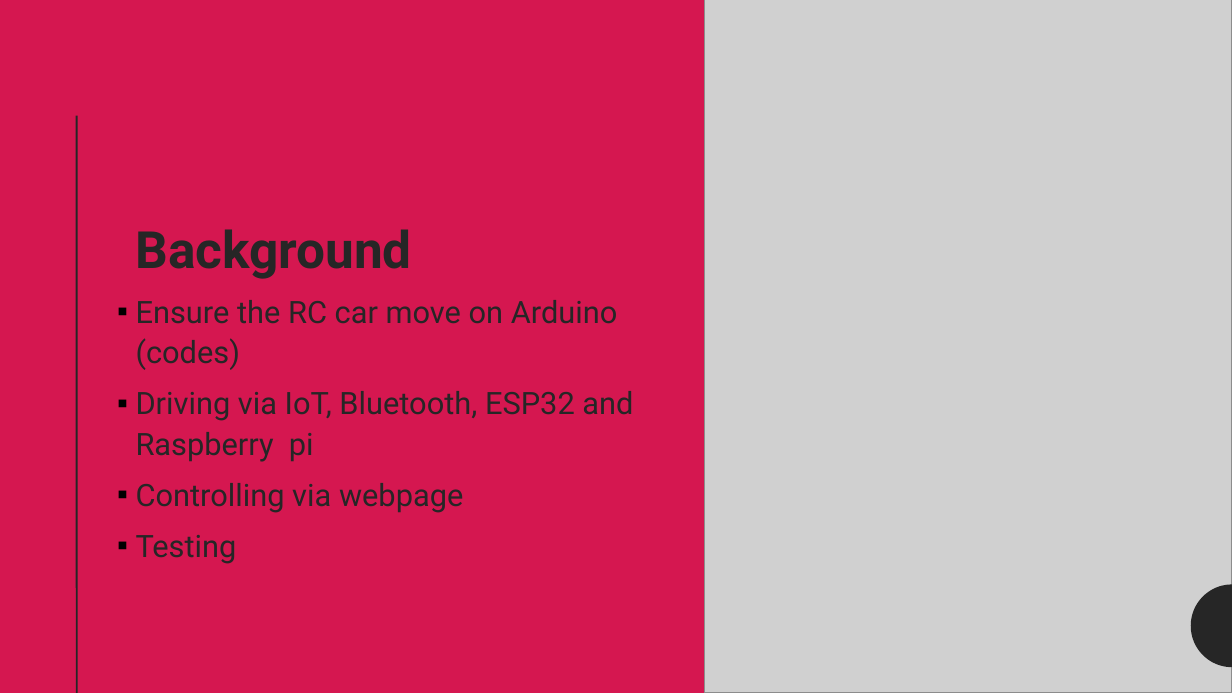
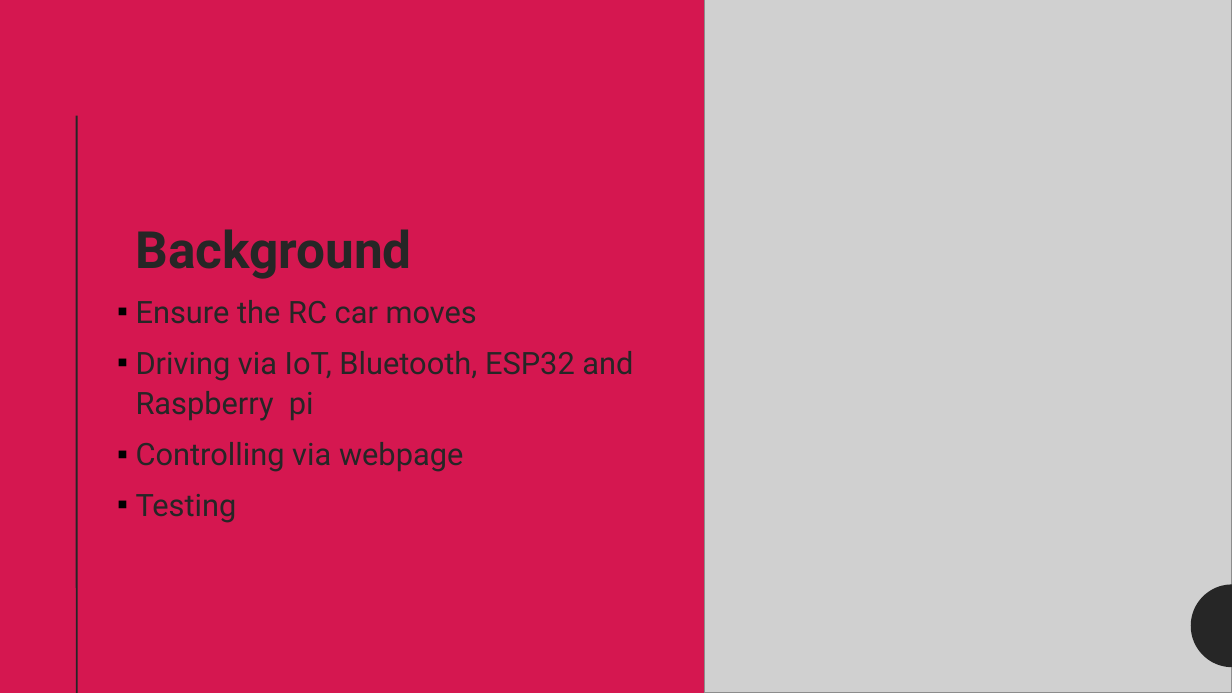
Before and after one commit to Hypnootis/resla, a slide deck: slide 2 of RC Car Presentation.odp. Drawn at 1232x693 pixels with LibreOffice and Linux fonts; fonts in the diff are those of the drawing; grey boxes stand for pictures. Boxes give left, top, right and bottom in pixels: in the first picture for what was removed or moved away, otherwise in the second. Text is boxed around its words. In the diff, an @@ line names an element or a change of style, - is before the commit and + after.

```diff
--- a/RC Car Presentation.odp
+++ b/RC Car Presentation.odp
@@ text at box(136, 300, 477, 324): text changed @@
-▪ Ensure the RC car move on Arduino (codes)
+▪ Ensure the RC car moves
```
Also in this commit, not shown: 3 other slides changed, 2 slides added, 3 slides removed.
